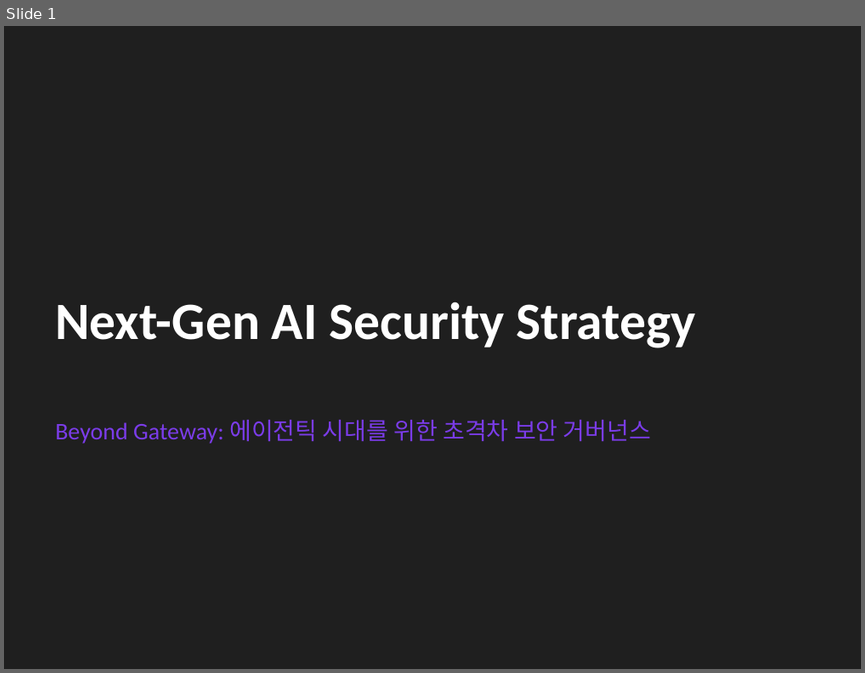
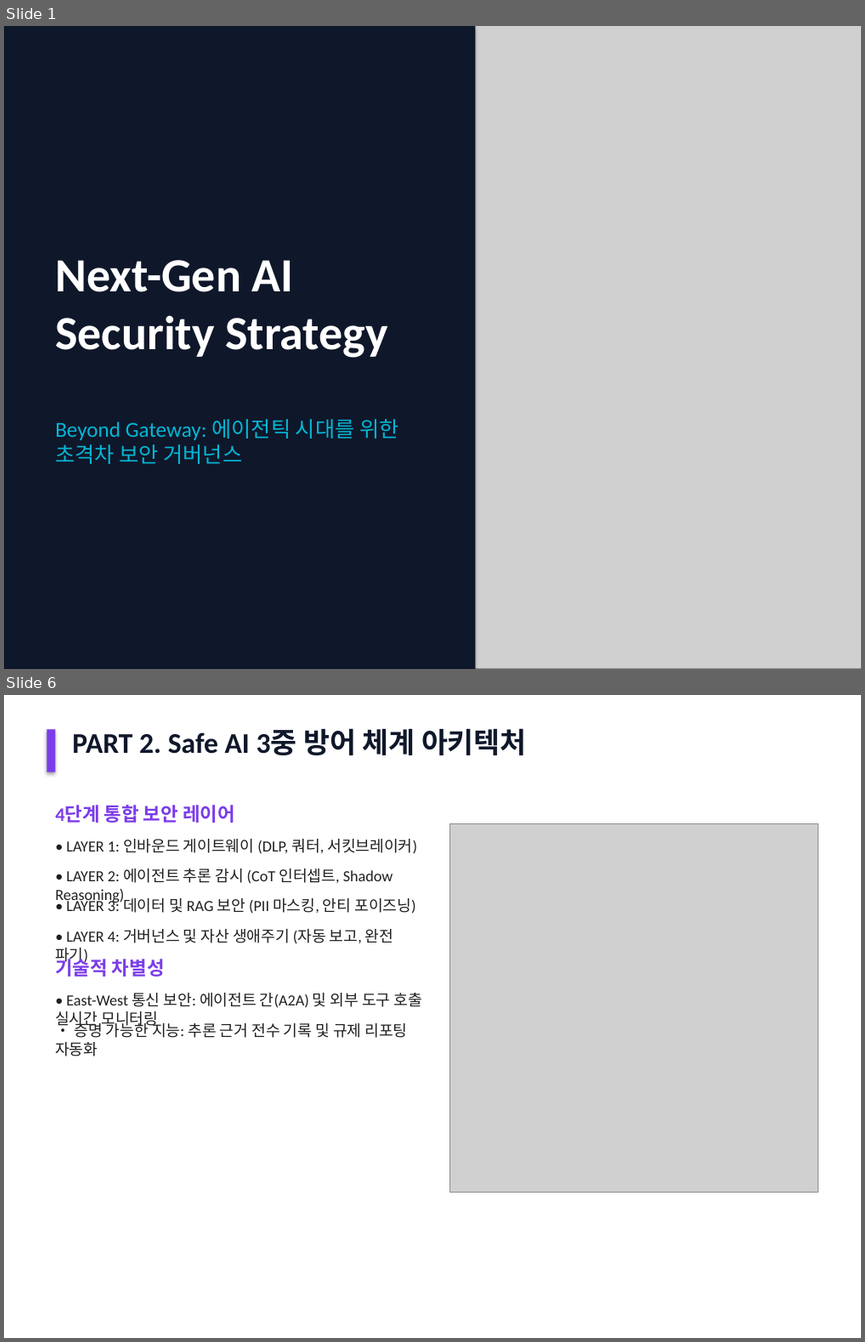
Before and after one commit to flyngcoq/ai_project, a slide deck: 40_Projects/Work/Safe_AI/Next_Gen_AI_Security_Strategy.pptx. Shown one above the other, each under a label of ours: slide 1 before the commit, slides 1 and 6 after it; the slides between them are not shown. The pictures are 865x673 and 865x1342 pixels, drawn with LibreOffice and Linux fonts; fonts in the diff are those of the drawing; grey boxes stand for pictures. Boxes give left, top, right and bottom in pixels: in the first picture for what was removed or moved away, otherwise in the second. Text is boxed around its words. In the diff, an @@ line names an element or a change of style, - is before the commit and + after.

```diff
--- a/40_Projects/Work/Safe_AI/Next_Gen_AI_Security_Strategy.pptx
+++ b/40_Projects/Work/Safe_AI/Next_Gen_AI_Security_Strategy.pptx
@@ slide 6 added at box(4, 695, 861, 1338), background #FFFFFF @@
@@ rectangle added at box(46, 729, 55, 772), fill #7B3CE9 @@
@@ text added at box(72, 728, 527, 755), 24 pt, text #0F172A, bold @@
+PART 2. Safe AI 3중 방어 체계 아키텍처
@@ text added at box(55, 805, 235, 823), 16 pt, text #7B3CE9, bold @@
+4단계 통합 보안 레이어
@@ text added at box(66, 839, 417, 854), 13 pt, text #1F1F1F @@
+• LAYER 1: 인바운드 게이트웨이 (DLP, 쿼터, 서킷브레이커)
@@ picture added at box(449, 823, 818, 1192) @@
@@ text added at box(55, 868, 393, 904), 13 pt, text #1F1F1F @@
+• LAYER 2: 에이전트 추론 감시 (CoT 인터셉트, Shadow Reasoning)
@@ text added at box(66, 898, 415, 913), 13 pt, text #1F1F1F @@
+• LAYER 3: 데이터 및 RAG 보안 (PII 마스킹, 안티 포이즈닝)
@@ text added at box(55, 929, 393, 964), 13 pt, text #1F1F1F @@
+• LAYER 4: 거버넌스 및 자산 생애주기 (자동 보고, 완전 파기)
@@ text added at box(55, 956, 165, 976), 16 pt, text #7B3CE9, bold @@
+기술적 차별성
@@ text added at box(55, 993, 422, 1029), 13 pt, text #1F1F1F @@
+• East-West 통신 보안: 에이전트 간(A2A) 및 외부 도구 호출 실시간 모니터링
@@ text added at box(55, 1020, 408, 1056), 13 pt, text #1F1F1F @@
+• 증명 가능한 지능: 추론 근거 전수 기록 및 규제 리포팅 자동화
@@ slide 1 changed as well @@
@@ background #1F1F1F to #0F172A @@
@@ rectangle added at box(4, 26, 475, 669), fill #0F172A @@
@@ picture added at box(432, 26, 861, 669) @@
@@ text "Next-Gen AI Security Strategy": place and size @@
-text "Next-Gen AI Security Strategy" at box(55, 301, 696, 348)
+text "Next-Gen AI Security Strategy" at box(55, 260, 387, 358)
@@ text "Next-Gen AI Security Strategy" at box(55, 260, 387, 358): size 44 to 40 pt @@
@@ text "Beyond Gateway: 에이전틱 시대를 위한 ..." at box(55, 419, 398, 464): size 20 to 18 pt, text colour #7B3CE9 to #06B6D4 @@
```
Also in this commit, not shown: 3 other slides changed, 7 other slides added, 9 slides removed, 1 other file.
